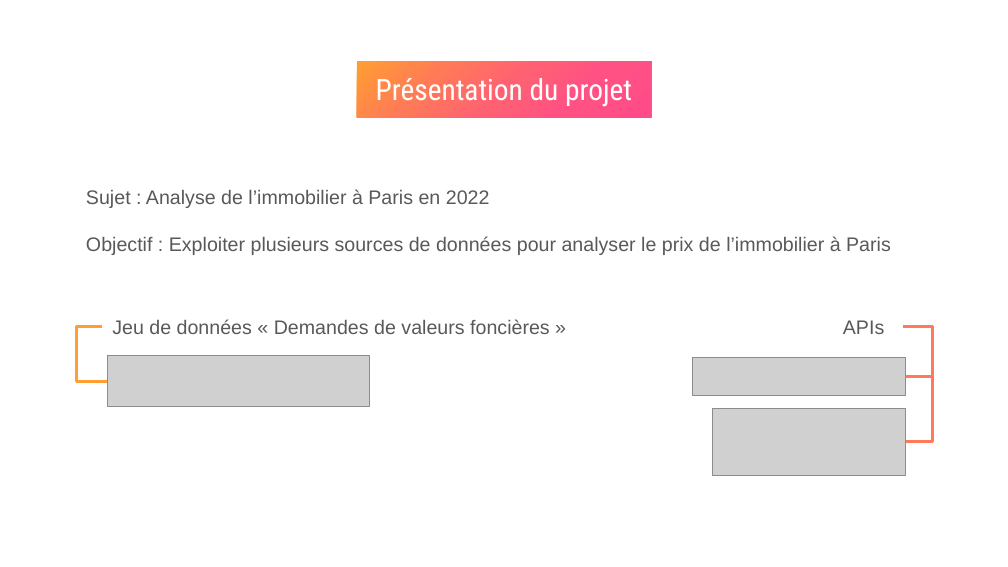
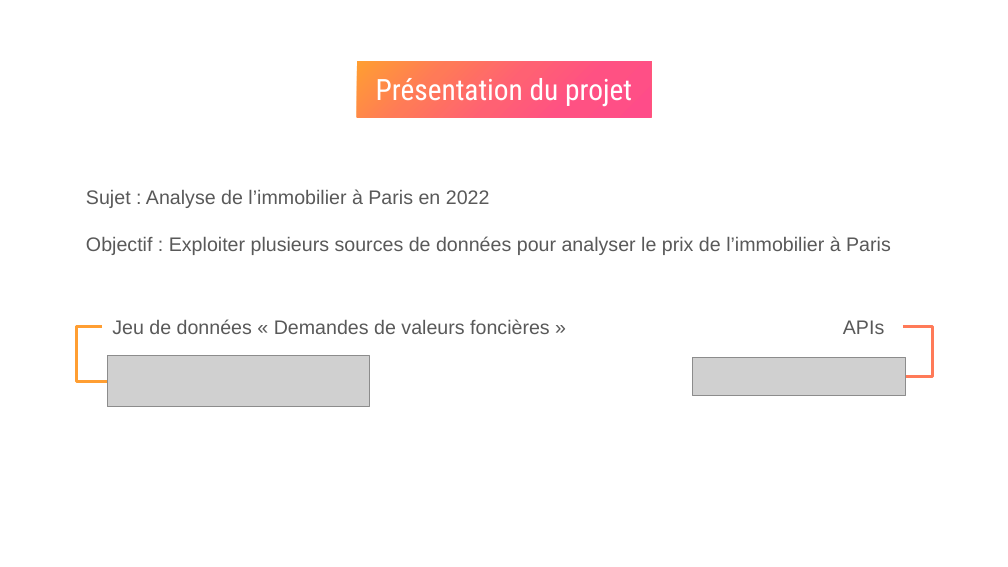
Before and after one commit to melanie-donne/Analyse_immobilier_paris, a slide deck: slide 4 of rapports/Soutenance Mélanie Donne - JEMS - Datascientest.pptx. Drawn at 1008x567 pixels with LibreOffice and Linux fonts; fonts in the diff are those of the drawing; grey boxes stand for pictures. Boxes give left, top, right and bottom in pixels: in the first picture for what was removed or moved away, otherwise in the second. Text is boxed around its words. In the diff, an @@ line names an element or a change of style, - is before the commit and + after.

```diff
--- a/rapports/Soutenance Mélanie Donne - JEMS - Datascientest.pptx
+++ b/rapports/Soutenance Mélanie Donne - JEMS - Datascientest.pptx
@@ elbow line removed from (903, 327) to (906, 442) @@
@@ picture removed at (713,408,906,475) @@
```
Also in this commit, not shown: 9 other slides changed, 1 slide removed, 2 other files.
